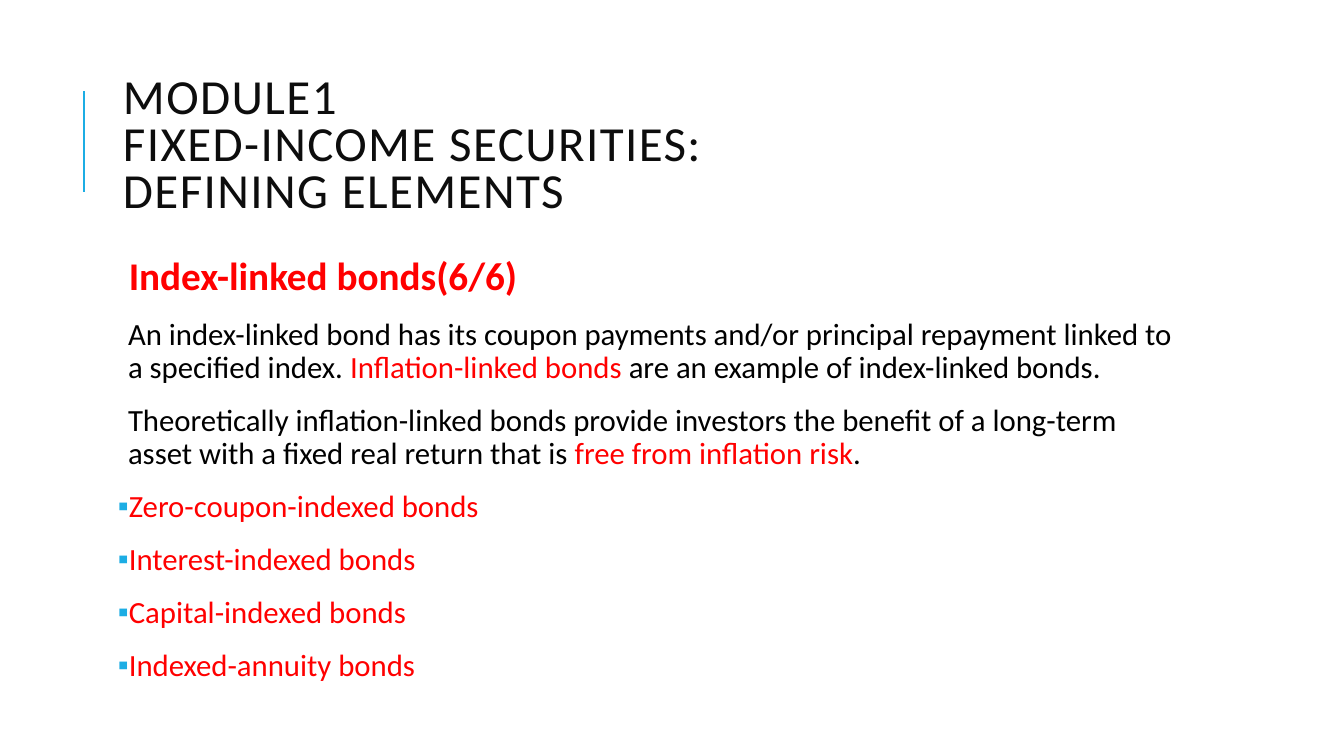
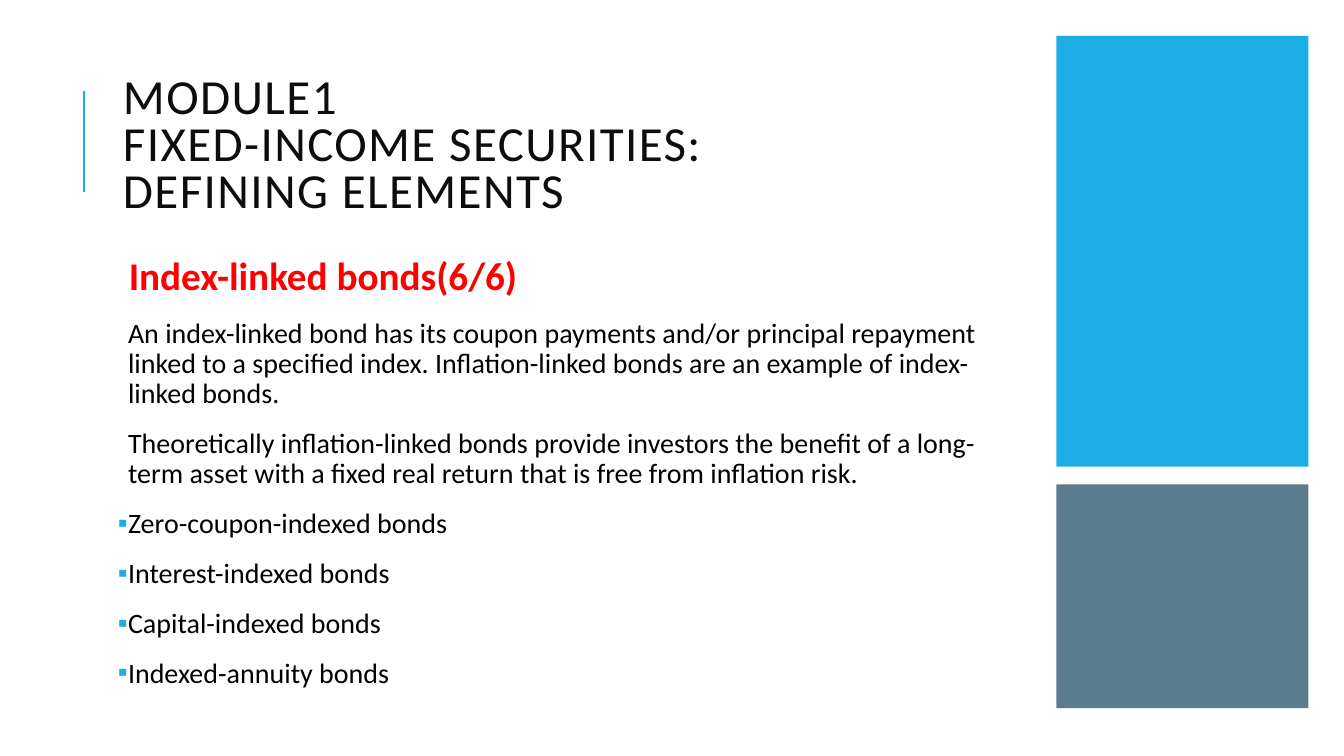
Before and after one commit to Isco0530/data, a slide deck: slide 39 of Fixed Income.pptx. Drawn at 1344x756 pixels with LibreOffice and Linux fonts; fonts in the diff are those of the drawing. Boxes give left, top, right and bottom in pixels: in the first picture for what was removed or moved away, otherwise in the second. Text is boxed around its words. In the diff, an @@ line names an element or a change of style, - is before the commit and + after.

```diff
--- a/Fixed Income.pptx
+++ b/Fixed Income.pptx
@@ rectangle added at [1057, 36, 1309, 467], fill #1CADE4 @@
@@ text at [128, 323, 975, 688]: size 22 to 20 pt; text colour #FF0000 to #000000 in "Inflation-linked bonds", "free from inflation risk.", "Zero-coupon-indexed bonds", "Interest-indexed bonds" and 2 more places @@
@@ rectangle added at [1057, 485, 1309, 709], fill #335B74 at 80% opacity @@
```
Also in this commit, not shown: 6 other slides changed, 1 slide removed.
